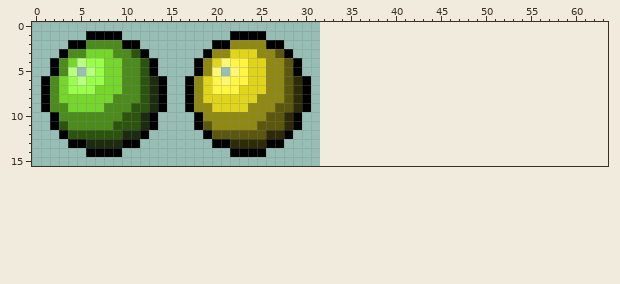
File history of a pixel-art sprite, Amogus/YokaiFortune/Assets/Sprites/Xp/Xp-Sprite.png. Above: the version before the commit.
The file is 64x32 pixels, drawn in blocks of 2x2; one block is one cell here. The old version is drawn lined up with the new one, on the new canvas.
New version:
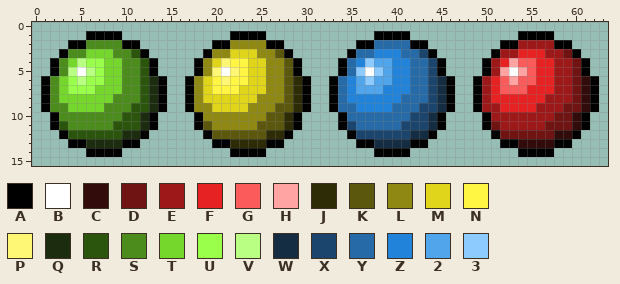
Palette (. is transparent): A #000000  B #ffffff  C #320b0b  D #701313  E #9d1818  F #e62222  G #fc5b5b  H #ffa3a3  J #2e2c07  K #5b580d  L #8f8914  M #e0d51a  N #fff542  P #fef776  Q #1b2c0f  R #2b550d  S #4b8c1c  T #75d72c  U #99ff4b  V #b8ff83  W #152d43  X #1b456c  Y #266ba8  Z #2183d9  2 #50a5eb  3 #8dcbff
What changed:
canvas 32x16 -> 64x16
There is now colour 2 in row 4 at x 38 to 39; in row 5 at x 39; in row 6 at x 36 and 38 to 39; in row 7 at x 36 to 38.
There is now colour 3 in row 4 at x 37; in row 5 at x 36 and 38; in row 6 at x 37.
There is now colour A in row 1 at x 38 to 41 and 54 to 57; in row 2 at x 36 to 37, 42 to 43, 52 to 53 and 58 to 59; in row 3 at x 35, 44, 51 and 60; in rows 4 to 5 at x 34, 45, 50 and 61; in rows 6 to 9 at x 33, 46, 49 and 62; in rows 10 to 11 at x 34, 45, 50 and 61.
There is now colour A in row 12 at x 35, 44, 51 and 60; in row 13 at x 36 to 37, 42 to 43, 52 to 53 and 58 to 59; in row 14 at x 38 to 41 and 54 to 57.
There is now colour B in row 5 at x 5, 21, 37 and 53.
There is now colour C in rows 6 to 9 at x 61; in rows 10 to 11 at x 60; in row 12 at x 58 to 59; in row 13 at x 54 to 57.
There is now colour D in row 3 at x 59; in rows 4 to 8 at x 60; in row 9 at x 59 to 60; in row 10 at x 58 to 59; in row 11 at x 51 and 57 to 59; in row 12 at x 52 to 57.
There is now colour E in row 2 at x 54 to 57; in row 3 at x 52 to 53 and 57 to 58; in rows 4 to 5 at x 51 and 58 to 59; in rows 6 to 7 at x 50 and 58 to 59; in row 8 at x 50 and 57 to 59; in row 9 at x 50 to 51 and 56 to 58.
There is now colour E in row 10 at x 51 to 57; in row 11 at x 52 to 56.
There is now colour F in row 3 at x 54 to 56; in row 4 at x 52 and 56 to 57; in row 5 at x 56 to 57; in row 6 at x 51 and 56 to 57; in row 7 at x 51 and 55 to 57; in row 8 at x 51 to 56.
There is now colour F in row 9 at x 52 to 55.
There is now colour G in row 4 at x 54 to 55; in row 5 at x 55; in row 6 at x 52 and 54 to 55; in row 7 at x 52 to 54.
There is now colour H in row 4 at x 53; in row 5 at x 52 and 54; in row 6 at x 53.
There is now colour W in rows 6 to 9 at x 45; in rows 10 to 11 at x 44; in row 12 at x 42 to 43; in row 13 at x 38 to 41.
There is now colour X in row 3 at x 43; in rows 4 to 8 at x 44; in row 9 at x 43 to 44; in row 10 at x 42 to 43; in row 11 at x 35 and 41 to 43; in row 12 at x 36 to 41.
There is now colour Y in row 2 at x 38 to 41; in row 3 at x 36 to 37 and 41 to 42; in rows 4 to 5 at x 35 and 42 to 43; in rows 6 to 7 at x 34 and 42 to 43; in row 8 at x 34 and 41 to 43; in row 9 at x 34 to 35 and 40 to 42.
There is now colour Y in row 10 at x 35 to 41; in row 11 at x 36 to 40.
There is now colour Z in row 3 at x 38 to 40; in row 4 at x 36 and 40 to 41; in row 5 at x 40 to 41; in row 6 at x 35 and 40 to 41; in row 7 at x 35 and 39 to 41; in row 8 at x 35 to 40.
There is now colour Z in row 9 at x 36 to 39.
